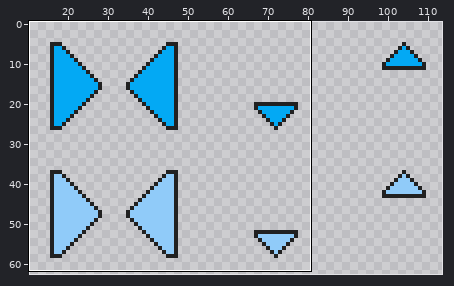
File history of a sprite sheet, minecraft/textures/gui/server_selection.png. The first picture is a wide view before the edit; the outline marks the close-up.
Close-up. Old version:
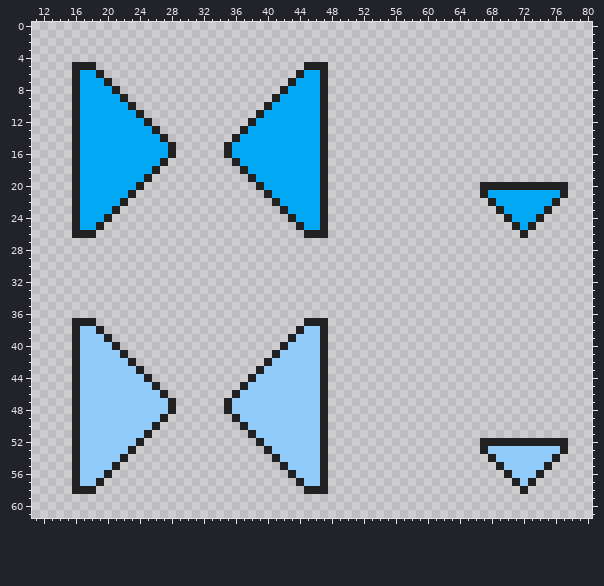
The file is 256x256 pixels. Shown: x 11..80, y 0..61. The wide view leaves out empty margins. The commit also changed other parts of the picture, which this record leaves out.
The result:
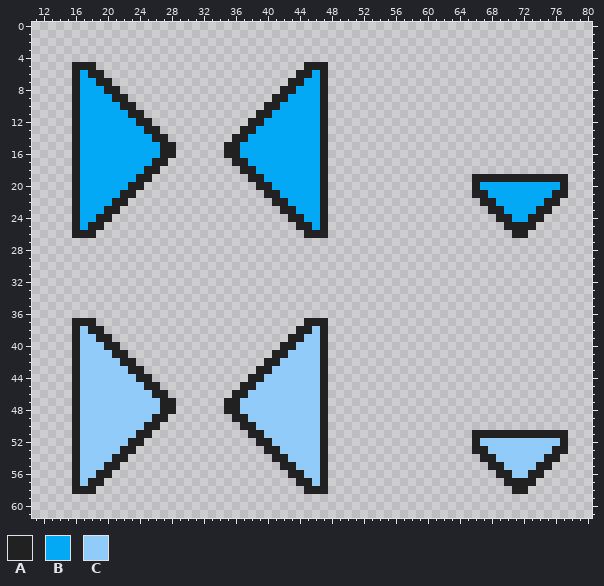
Palette (. is transparent): A #212121  B #03a9f4  C #90cbf9
Change:
Changed rows in their new state; - is an unchanged pixel.
first column x 18:
 6 A--------------------------A--------------------------------
 7 -A------------------------A---------------------------------
 8 --A----------------------A----------------------------------
 9 ---A--------------------A-----------------------------------
10 ----A------------------A------------------------------------
11 -----A----------------A-------------------------------------
12 ------A--------------A--------------------------------------
13 -------A------------A---------------------------------------
14 --------A----------A----------------------------------------
15 ---------A--------A-----------------------------------------
16 ---------A--------A-----------------------------------------
17 --------A----------A----------------------------------------
18 -------A------------A---------------------------------------
19 ------A--------------A--------------------------AAAAAAAAAAAA
20 -----A----------------A-------------------------ABBBBBBBBBB-
21 ----A------------------A------------------------A---------A-
22 ---A--------------------A------------------------A-------A--
23 --A----------------------A------------------------A-----A---
24 -A------------------------A------------------------A---A----
25 A--------------------------A------------------------A-A-----
26 -----------------------------------------------------A------
first column x 18:
38 A--------------------------A--------------------------------
39 -A------------------------A---------------------------------
40 --A----------------------A----------------------------------
41 ---A--------------------A-----------------------------------
42 ----A------------------A------------------------------------
43 -----A----------------A-------------------------------------
44 ------A--------------A--------------------------------------
45 -------A------------A---------------------------------------
46 --------A----------A----------------------------------------
47 ---------A--------A-----------------------------------------
48 ---------A--------A-----------------------------------------
49 --------A----------A----------------------------------------
50 -------A------------A---------------------------------------
51 ------A--------------A--------------------------AAAAAAAAAAAA
52 -----A----------------A-------------------------ACCCCCCCCCC-
53 ----A------------------A------------------------A---------A-
54 ---A--------------------A------------------------A-------A--
55 --A----------------------A------------------------A-----A---
56 -A------------------------A------------------------A---A----
57 A--------------------------A------------------------A-A-----
58 -----------------------------------------------------A------
Pixel boxes of the changes (left, top, right, bottom) in both close-ups:
changed: (88, 70, 168, 230)
changed: (232, 70, 312, 230)
changed: (472, 174, 568, 238)
changed: (88, 326, 168, 486)
changed: (232, 326, 312, 486)
changed: (472, 430, 568, 494)
